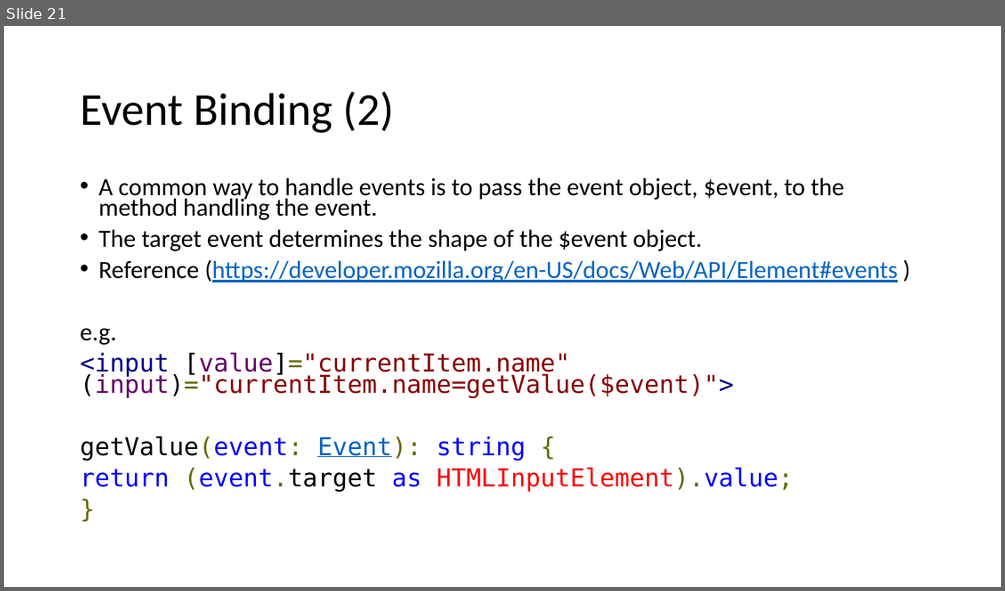
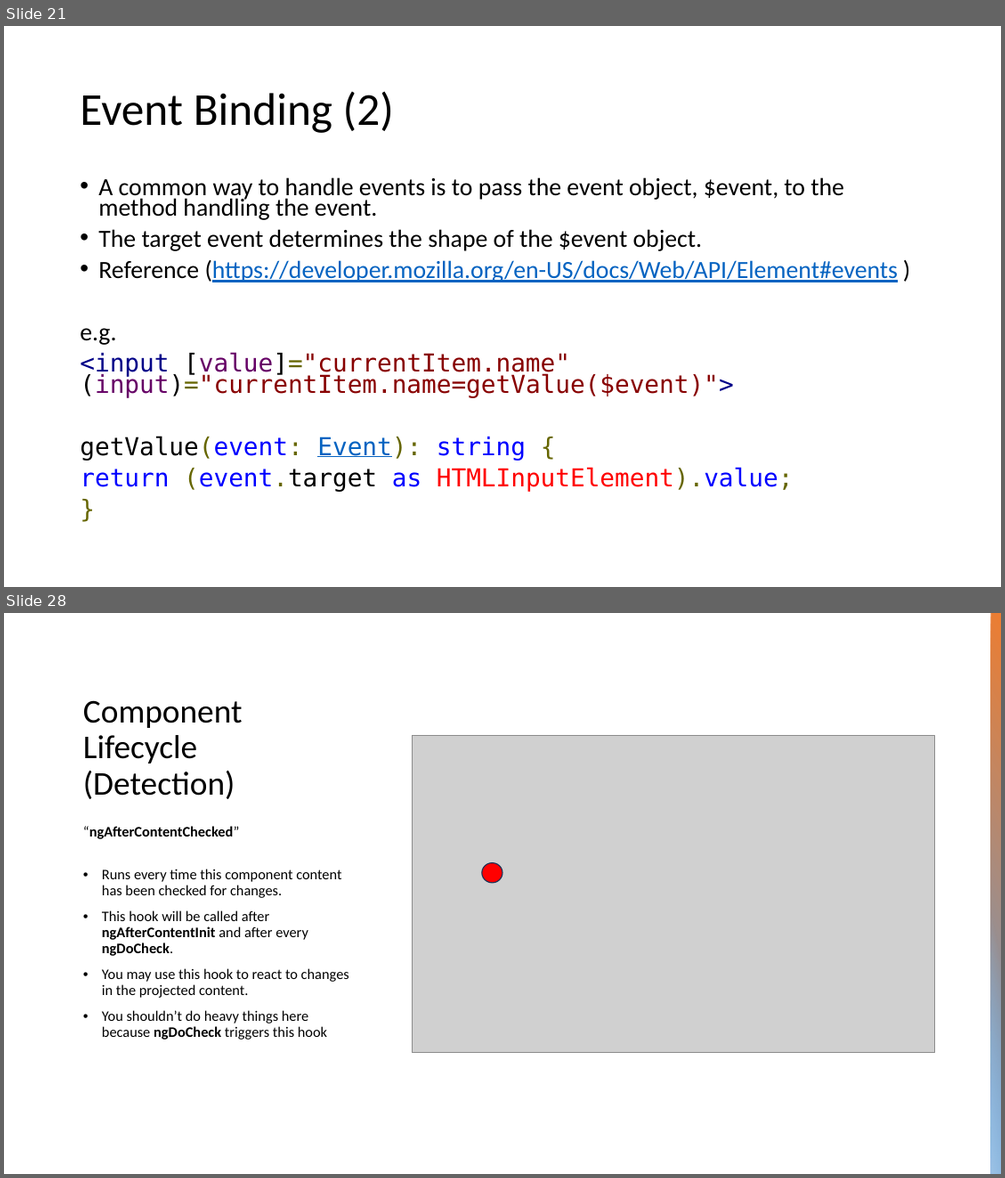
Before and after one commit to aarciab/angular, a slide deck: 1_Angular.pptx. Shown one above the other, each under a label of ours: slide 21 before the commit, slides 21 and 28 after it; the slides between them are not shown. The pictures are 1005x591 and 1005x1178 pixels, drawn with LibreOffice and Linux fonts; fonts in the diff are those of the drawing; grey boxes stand for pictures. Boxes give left, top, right and bottom in pixels: in the first picture for what was removed or moved away, otherwise in the second. Text is boxed around its words. In the diff, an @@ line names an element or a change of style, - is before the commit and + after.

```diff
--- a/1_Angular.pptx
+++ b/1_Angular.pptx
@@ slide 28 added at (4, 613, 1001, 1174), background #FFFFFF @@
@@ rectangle added at (991, 613, 1001, 1174), fill gradient #ED7D31 to #5B9BD5 @@
@@ title added at (83, 700, 243, 799), 32 pt, text #000000 @@
+Component Lifecycle (Detection)
@@ picture added at (412, 735, 934, 1052) @@
@@ text added at (83, 826, 349, 1039), 14 pt, text #000000 @@
+“ngAfterContentChecked”
+• Runs every time this component content has been checked for changes.
+• This hook will be called after ngAfterContentInit and after every ngDoCheck.
+• You may use this hook to react to changes in the projected content.
+• You shouldn’t do heavy things here because ngDoCheck triggers this hook
@@ ellipse added at (482, 863, 502, 883), fill #FF0000, outline #1E3256 1 pt @@
@@ rectangle added at (991, 901, 1001, 1174), fill gradient #9DC3E6 @@
```
Also in this commit, not shown: 4 slides changed, 16 other slides added, 4 slides removed, 7 other files.
